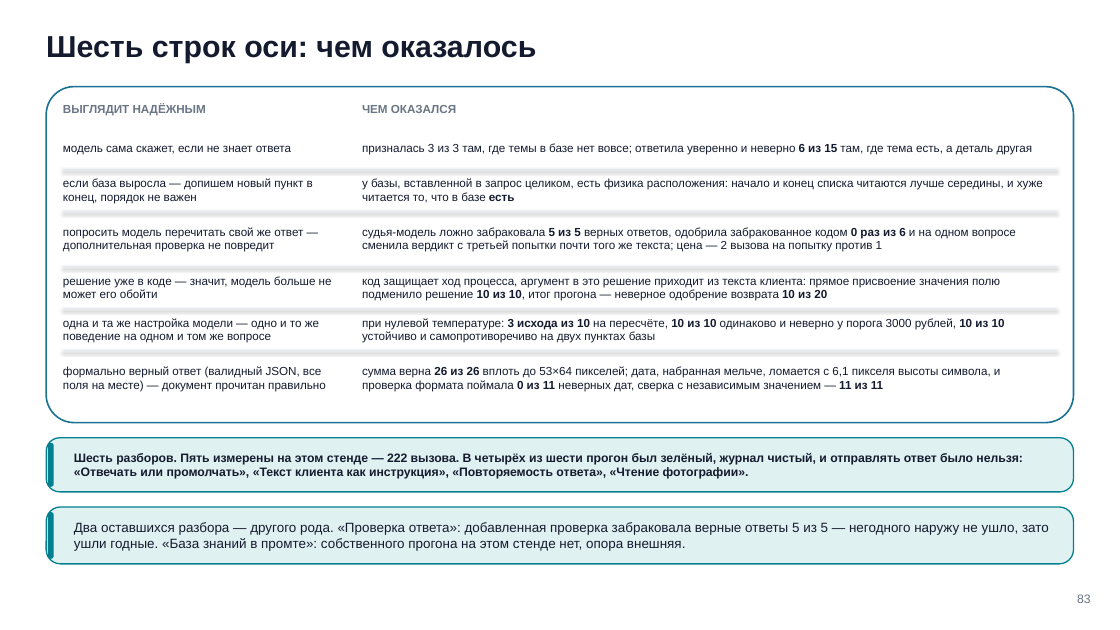
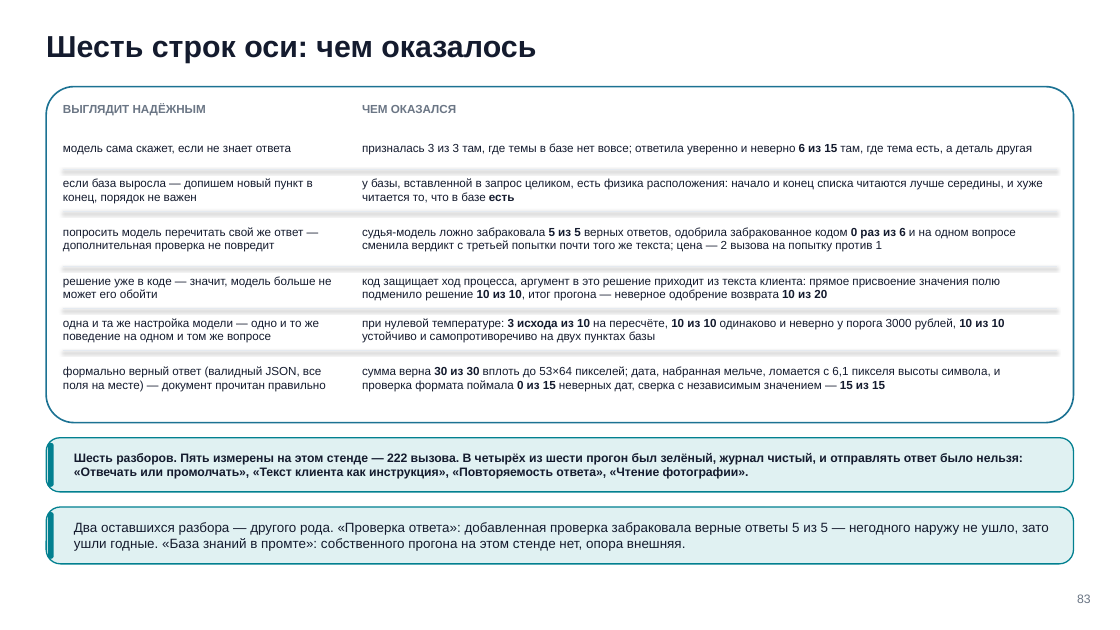
Before and after one commit to tellina-study/AI-usage-lessons, a slide deck: slide 83 of library/seminars/sem-09/rendered/sem-09.pptx. Drawn at 1120x630 pixels with LibreOffice and Linux fonts; fonts in the diff are those of the drawing. Boxes give left, top, right and bottom in pixels: in the first picture for what was removed or moved away, otherwise in the second. Text is boxed around its words. In the diff, an @@ line names an element or a change of style, - is before the commit and + after.

Commit message:
Прожарка §7.1 продолжение: исправлен дрейф 26→30 и 11→15 после добора разрешений
Независимая сверка после прошлого коммита нашла, что добор повторов (3→5 на
двух мелких разрешениях, issue #299) корректно попал в n70/n71, но не
распространился на 10 других мест: n64/n66 (backup), n72/n72b (backup +
видимые заметки), n73 (весь слайд целиком, включая внутреннее противоречие
26 vs 30 в одном файле), n75/n76 (видимый текст и заметки закрывающего
слайда), плюс нормативные SETKA-KEYSOV-S9(.md/-part2.md), BRIEF-PROIZVODSTVO.md
и stend/zamery-k5-k6/README.md.

Отдельно починена методическая коллизия, которую создала сама правка 11→15
на n73: слайд уже держал число "15 из 15" для другого счёта (верные даты,
ложных срабатываний нет), и механическая замена 11→15 свела бы два разных
по смыслу числа к одному без подписи — разведены формулировкой и явной
оговоркой про совпадение знаменателей.

Оба физических сторожа (text-overlap, track-cut) чистые на пересборке.

#299

```diff
--- a/library/seminars/sem-09/rendered/sem-09.pptx
+++ b/library/seminars/sem-09/rendered/sem-09.pptx
@@ text at box(362, 366, 1001, 392): text changed @@
-сумма верна 26 из 26 вплоть до 53×64 пикселей; дата, набранная мельче, ломается с 6,1 пикселя высоты символа, и проверка формата поймала 0 из 11 неверных дат, сверка с независимым значением — 11 из 11
+сумма верна 30 из 30 вплоть до 53×64 пикселей; дата, набранная мельче, ломается с 6,1 пикселя высоты символа, и проверка формата поймала 0 из 15 неверных дат, сверка с независимым значением — 15 из 15
```
Also in this commit, not shown: 2 other slides changed, 14 other files.
